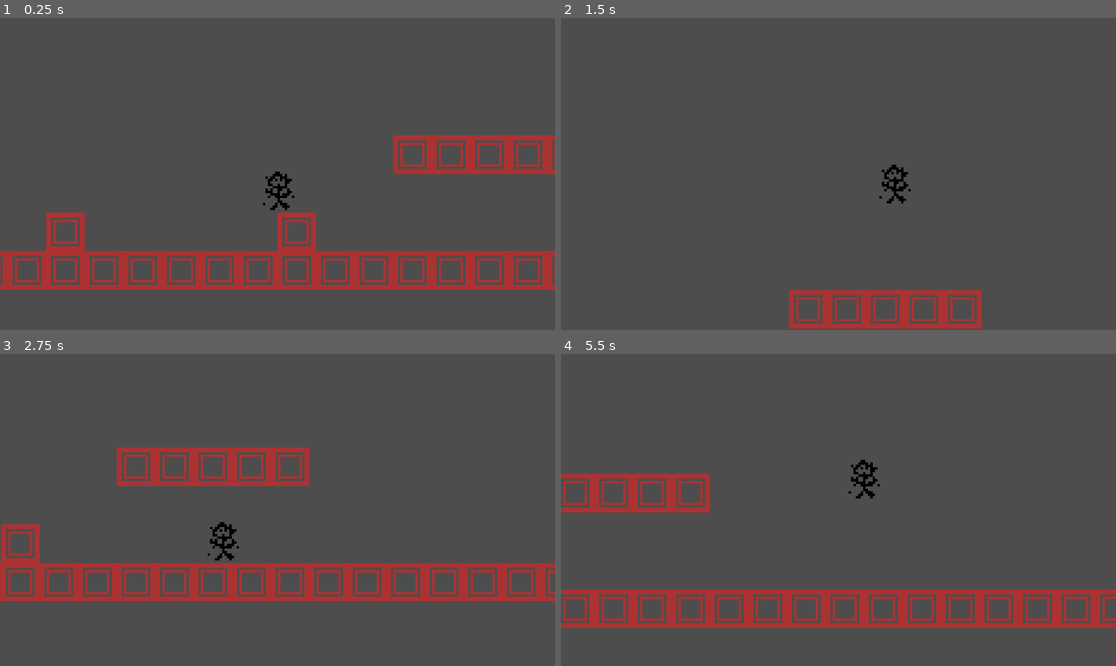
Above: before the commit, frames 1-4 (two rows, left to right).
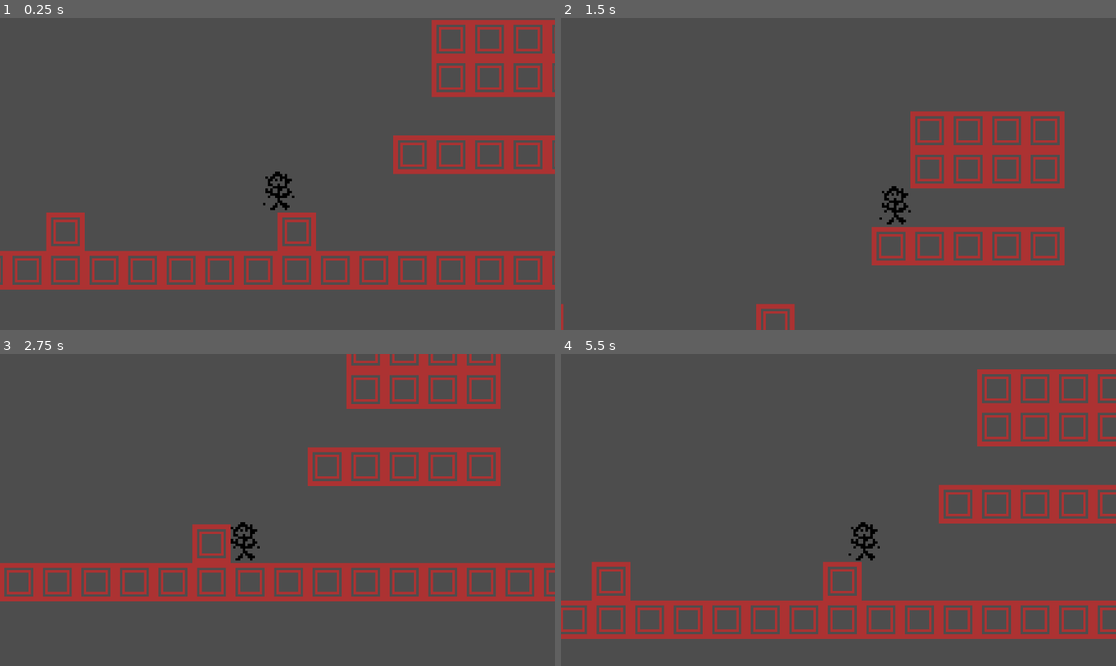
Above: after the commit, the same moments.

Repository: alfieneedham/Game
Game: Godot game, scene res://world_scene.tscn
The game is run twice, just before and just after one commit, with the same random seed, the same clock (stepped at 60 frames per second) and the same inputs.
Inputs:
- Up to frame 1 (0.25 s): no input
- Up to frame 2 (1.5 s): tap Enter at 0.5 s; hold D (move_right) from 0.53 s (still down); tap Space (jump) at 0.6, 0.77, 1.07, 1.35 s
- Up to frame 3 (2.75 s): tap Space (jump) at 1.52, 1.82, 2.1 s; release D (move_right) at 2.03 s; hold A (move_left) from 2.03 s (still down)
- Up to frame 4 (5.5 s): release A (move_left) at 2.78 s; hold D (move_right) 2.78-4.28 s; tap Space (jump) at 2.85, 3.02, 3.32, 3.6, 3.77, 4.07, 4.35, 4.52, 4.82, 5.1 s; hold A (move_left) 4.28-5.03 s; hold D (move_right) from 5.03 s (still down)

The runs differ from the first frame. In frame 1, 3.4% of the frame differs, in the area x 77-100%, y 0-26%; in frame 2, 10%; in frame 3, 11%; in frame 4, 19%, in the area x 0-100%, y 4-92%.

Commit message:
Double Jump Added
Slight adjustments to movement and double jump implemented.

Diff:
--- a/Godot4Platformer/player_script.gd
+++ b/Godot4Platformer/player_script.gd
@@ -1,15 +1,24 @@
 extends CharacterBody2D
+
+# TODO:
+	# Add jump buffering. Thinking I should add an area 2d below the player which just resets their jumps when comes into contact with the ground.
+	# Add wall slide and jump. This jump should only activate when a variable is true, should give them a horizontal impulse away from the wall and still allow a double jump if unlocked.
+	# Make it so that if the player clips the edge of a wall when jumping, the player is pushed to the side without losing and vertical speed. Probably done using several area 2d's above player.
+	# Then we can move onto weapon. First, add the lmb main attack, simply dealing damage to enemies in front. Then, onto rmb special. This throws weapon away from player, dealing decreased damage but increased knockback.
+	# If the special comes into contact with an 'anchor point', the players velocity is cancelled before they are pulled towards the anchor point with a constant velocity.
 
 # Can be changed:
 const MAX_WALK_SPEED = 100
 const ACCELERATION = 20
 const MAX_FALL_SPEED = 450
-const GRAVITY = 5
-const JUMP = 275
+const GRAVITY = 12
+const JUMP = 270
 const COYOTE_TIMING = 10
-const JUMP_BUFFER = 20
+var maxJumps = 2
 
 # Cannot be changed:
+var coyoteTimingOut = false
+var numJumps = maxJumps
 var coyoteTimingFrames = COYOTE_TIMING
 var jumpBufferFrames = 0
 var falling = true
@@ -40,25 +49,26 @@
 
 func jump():
 	# Handles jump and falling state:
-	if Input.is_action_just_pressed("jump") and canJump == true:
-		velocity.y -= JUMP
+	if Input.is_action_just_pressed("jump") and numJumps > 0:
 		falling = false
-		canJump = false
-	if  Input.is_action_just_released("jump"):
+		velocity.y = -JUMP
+		numJumps -= 1
+	if  Input.is_action_just_released("jump") and falling == false:
 		falling = true
 		velocity.y *= 0.5
-	if velocity.y >= 0 and coyoteTimingFrames == 0:
+	if velocity.y >= 0:
 		falling = true
 	if is_on_floor():
+		numJumps = maxJumps
 		falling = false
 	# Handles coyote timing:
+		coyoteTimingOut = false
 		coyoteTimingFrames = COYOTE_TIMING
 	if not is_on_floor() and coyoteTimingFrames > 0:
 		coyoteTimingFrames -= 1
-	if coyoteTimingFrames == 0:
-		canJump = false
-	else:
-		canJump = true
+	if coyoteTimingFrames == 0 and coyoteTimingOut == false and numJumps == maxJumps:
+		numJumps -= 1
+		coyoteTimingOut = true
 
 func gravity():
 	if velocity.y < MAX_FALL_SPEED and not is_on_floor():
@@ -74,4 +84,3 @@
 	gravity()
 	jump()
 	move_and_slide()
-	print(falling)
--- a/Godot4Platformer/world_scene.tscn
+++ b/Godot4Platformer/world_scene.tscn
@@ -11,4 +11,4 @@
 [node name="StaticBody2D" type="StaticBody2D" parent="."]
 
 [node name="TileMap" parent="." instance=ExtResource("2_1d62a")]
-layer_0/tile_data = PackedInt32Array(1441822, 0, 0, 1441823, …(1120 unchanged characters)… 5221, 0, 0, 1245222, 0, 0, 1245223, 0, 0)
+layer_0/tile_data = PackedInt32Array(1441822, 0, 0, 1441823, …(1120 unchanged characters)… 5221, 0, 0, 1245222, 0, 0, 1245223, 0, 0, 1114148, 0, 0, 1114149, 0, 0, 1114150, 0, 0, 1114151, 0, 0, 1048615, 0, 0, 1048614, 0, 0, 1048613, 0, 0, 1048612, 0, 0)
